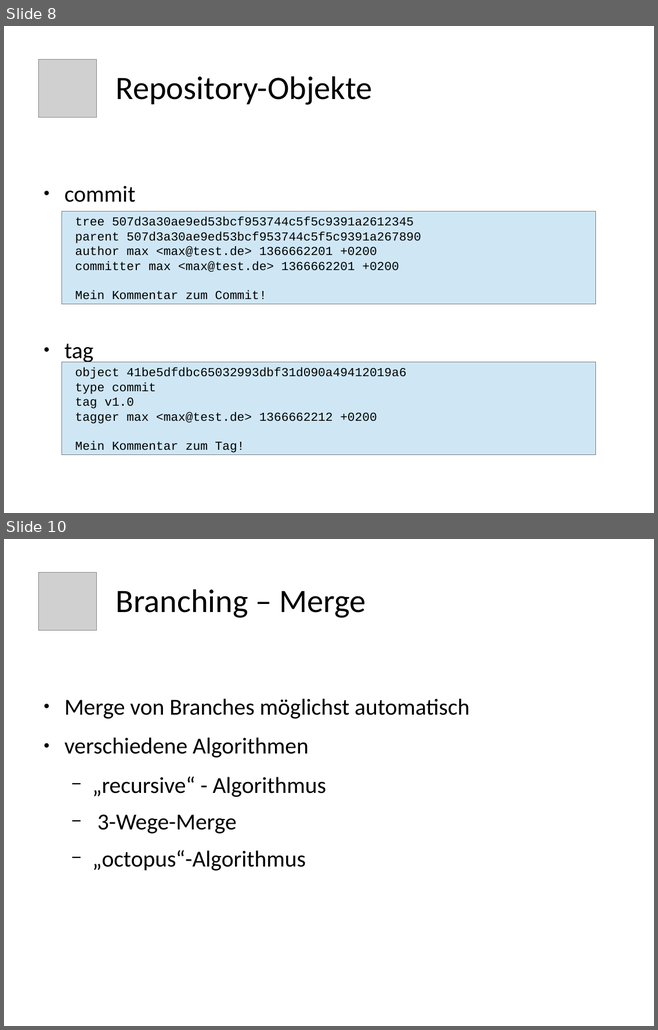
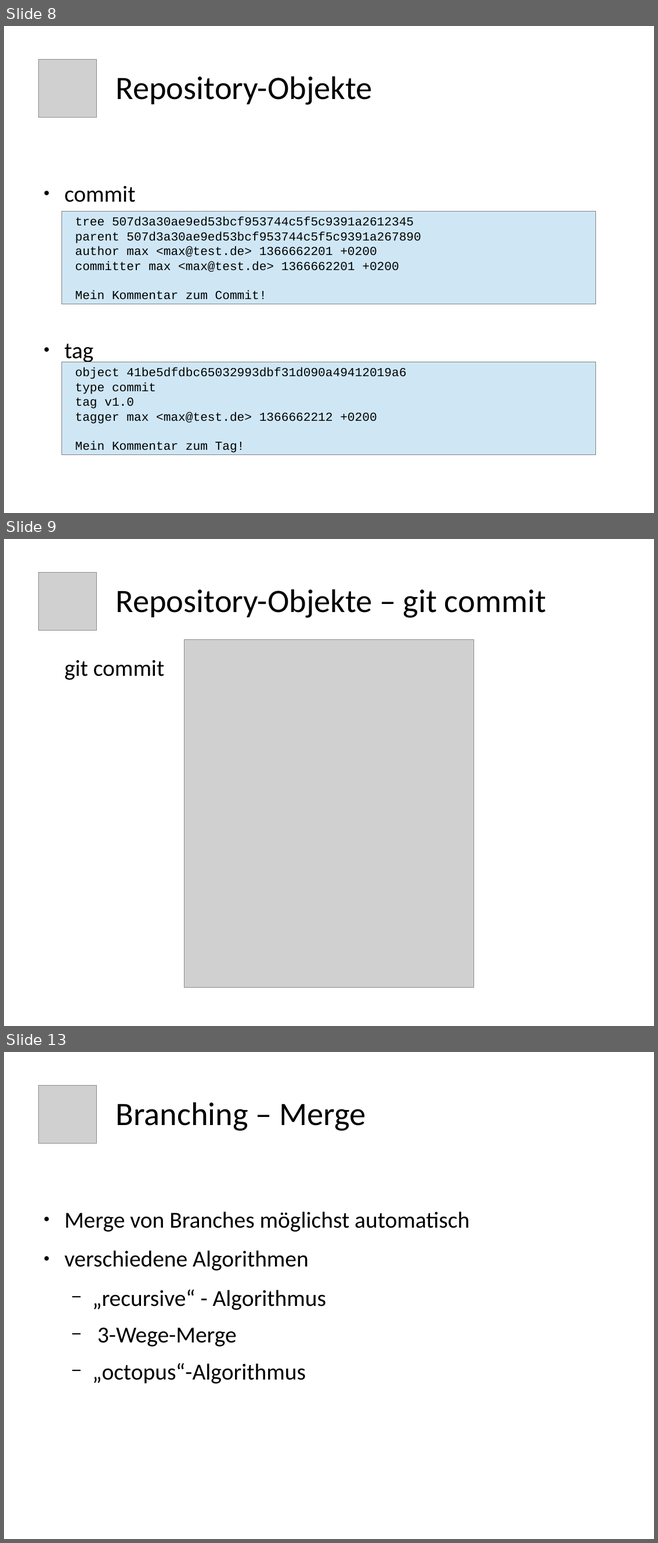
Before and after one commit to ukconet/testrepoB, a slide deck: git.odp. Shown one above the other, each under a label of ours: slides 8 and 10 before the commit, slides 8, 9 and 13 after it; the slides between them are not shown. The pictures are 658x1030 and 658x1543 pixels, drawn with LibreOffice and Linux fonts; fonts in the diff are those of the drawing; grey boxes stand for pictures. Boxes give left, top, right and bottom in pixels: in the first picture for what was removed or moved away, otherwise in the second. Text is boxed around its words. In the diff, an @@ line names an element or a change of style, - is before the commit and + after.

```diff
--- a/git.odp
+++ b/git.odp
@@ slide 9 added at box(4, 539, 654, 1026), background #FFFFFF @@
@@ picture added at box(39, 572, 97, 630) @@
@@ title added at box(116, 589, 546, 618), 40 pt, text #000000 @@
+Repository-Objekte – git commit
@@ picture added at box(184, 640, 474, 988) @@
@@ text added at box(64, 660, 164, 680), 28 pt, text #000000 @@
+git commit
@@ what was slide 10 is now slide 13 @@
```
Also in this commit, not shown: 7 slides changed, 7 other slides added, 3 slides removed, 59 other files.
